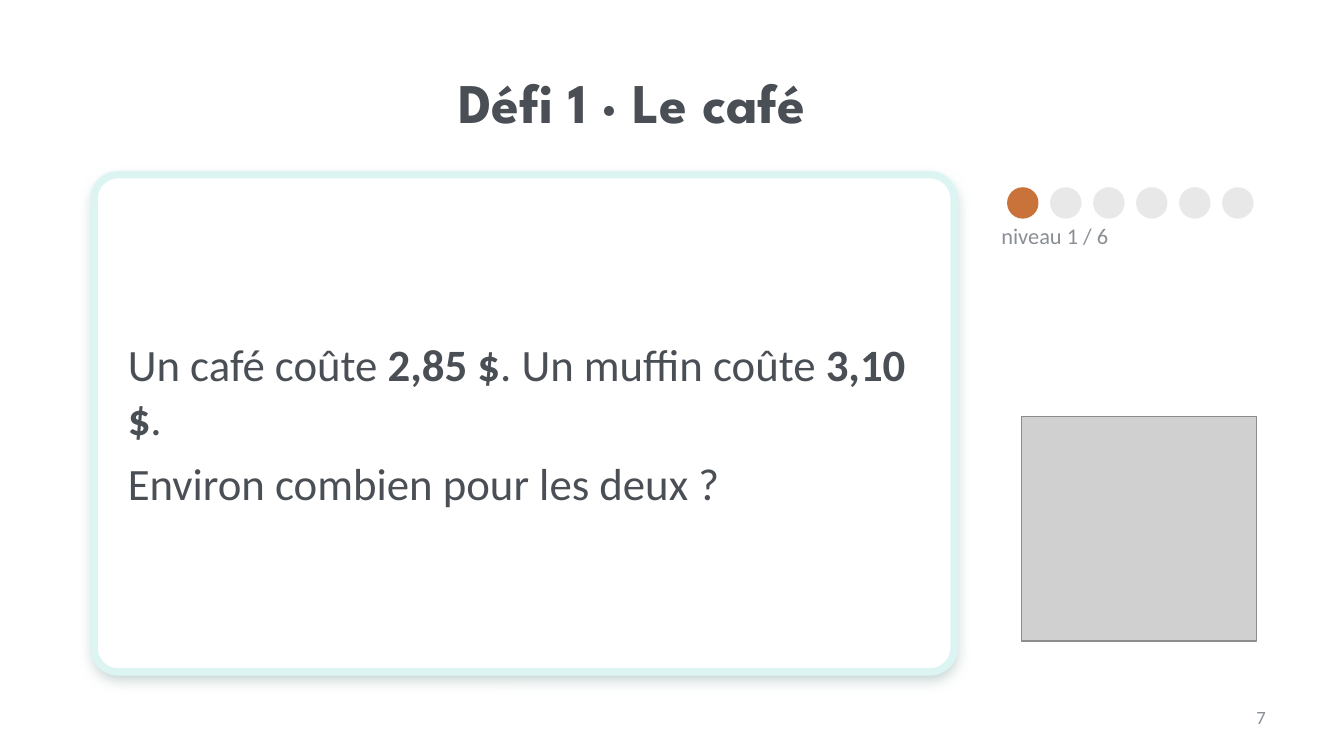
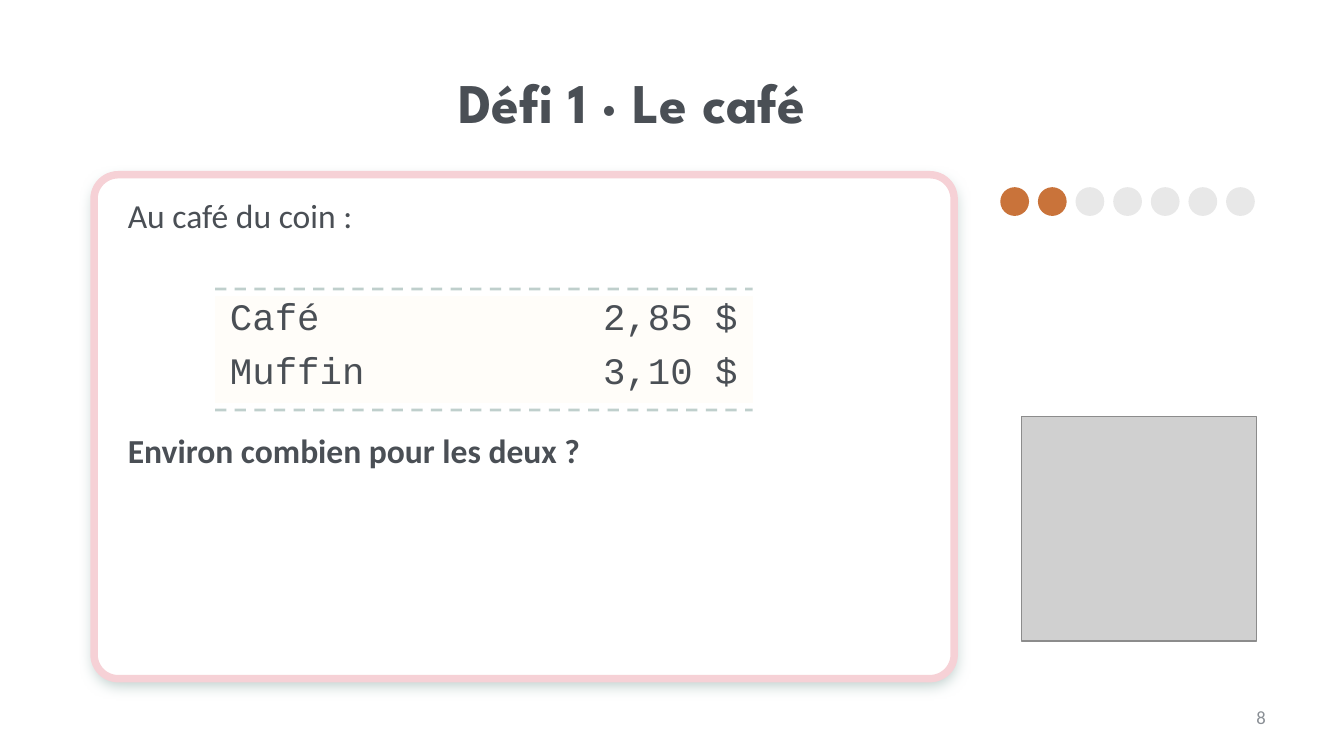
Before and after one commit to isabellepedneault111-ai/Chat-, a slide deck: slide 8 of PPS_Consommation_Hub_Teams/Lecons/2026-10-13_Mardi_Estimer-Besoins-Desirs/1_Diaporama_Grand-groupe.pptx (slide 7 before the commit). Drawn at 1344x756 pixels with LibreOffice and Linux fonts; fonts in the diff are those of the drawing; grey boxes stand for pictures; background and template pictures are left out. Boxes give left, top, right and bottom in pixels: in the first picture for what was removed or moved away, otherwise in the second. Text is boxed around its words. In the diff, an @@ line names an element or a change of style, - is before the commit and + after.

```diff
--- a/PPS_Consommation_Hub_Teams/Lecons/2026-10-13_Mardi_Estimer-Besoins-Desirs/1_Diaporama_Grand-groupe.pptx
+++ b/PPS_Consommation_Hub_Teams/Lecons/2026-10-13_Mardi_Estimer-Besoins-Desirs/1_Diaporama_Grand-groupe.pptx
@@ rounded rectangle: place and size @@
-rounded rectangle at [94,175,954,672]
+rounded rectangle at [94,175,954,679]
@@ rounded rectangle at [94,175,954,679]: proportions changed @@
@@ rounded rectangle: place and size @@
-rounded rectangle at [94,175,954,672]
+rounded rectangle at [94,175,954,679]
@@ rounded rectangle at [94,175,954,679]: outline #DDF5F2 4 pt to #F6D1D6 4 pt; proportions changed @@
@@ text added at [128,204,336,229], 18 pt, text #4A4F55 @@
+Au café du coin :
@@ ellipse: place and size @@
-ellipse at [1008,188,1038,218]
+ellipse at [1001,188,1028,215]
@@ ellipse added at [1039,188,1066,215], fill #C9733A, outline #C9733A 1 pt @@
@@ ellipse: place and size @@
-ellipse at [1051,188,1081,218]
+ellipse at [1077,188,1103,215]
@@ ellipse: place and size @@
-ellipse at [1094,188,1124,218]
+ellipse at [1114,188,1141,215]
@@ ellipse: place and size @@
-ellipse at [1137,188,1167,218]
+ellipse at [1152,188,1179,215]
@@ ellipse: place and size @@
-ellipse at [1180,188,1210,218]
+ellipse at [1189,188,1216,215]
@@ ellipse: place and size @@
-ellipse at [1223,188,1253,218]
+ellipse at [1227,188,1254,215]
@@ text removed at [1001,228,1108,244] @@
-niveau 1 / 6
@@ table added at [215,296,753,430], 2 rows, 2 columns @@
+Café | 2,85 $
+Muffin | 3,10 $
@@ line added from (215, 289) to (753, 289), #BFCFCC 1.5 pt dashed @@
@@ text at [128,350,906,387]: paragraph removed @@
-Un café coûte 2,85 $. Un muffin coûte 3,10 $.
@@ line added from (215, 410) to (753, 410), #BFCFCC 1.5 pt dashed @@
@@ text "Environ combien pour les deux ...": place and size @@
-text "Environ combien pour les deux ..." at [128,350,906,507]
+text "Environ combien pour les deux ..." at [128,439,557,469]
@@ text "Environ combien pour les deux ..." at [128,439,557,469]: size 24 to 18 pt, bold on; less space between paragraphs; vertical alignment middle to top @@
@@ page number at [1256,711,1265,724]: text changed @@
-7
+8
```
Also in this commit, not shown: 17 other slides changed, 6 slides added, 4 slides removed, 15 other files.
